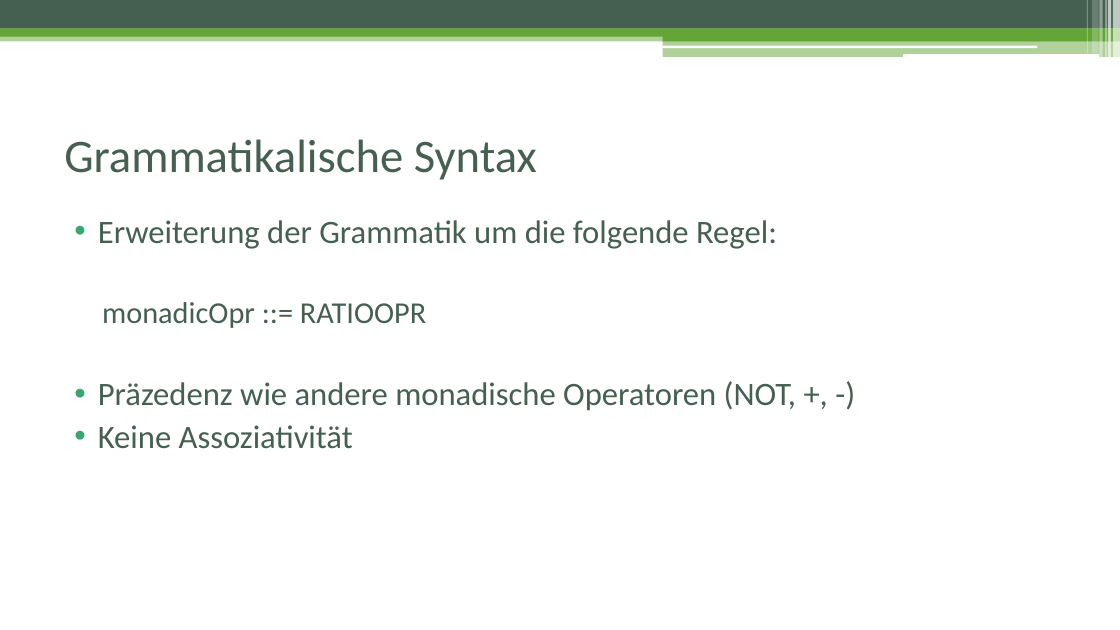
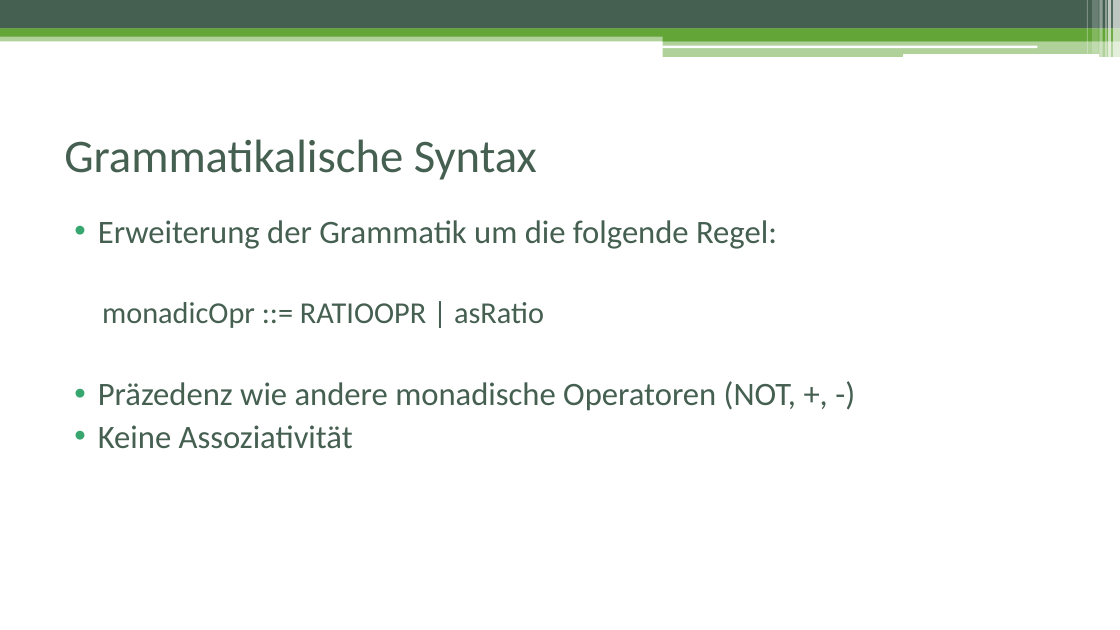
Before and after one commit to cguedel/fhnw-cpib, a slide deck: slide 5 of docs/Präsentation_Schlussbericht.pptx. Drawn at 1120x630 pixels with LibreOffice and Linux fonts; fonts in the diff are those of the drawing. Boxes give left, top, right and bottom in pixels: in the first picture for what was removed or moved away, otherwise in the second. Text is boxed around its words. In the diff, an @@ line names an element or a change of style, - is before the commit and + after.

```diff
--- a/docs/Präsentation_Schlussbericht.pptx
+++ b/docs/Präsentation_Schlussbericht.pptx
@@ text at [102,302,544,328]: text changed @@
-  monadicOpr ::= RATIOOPR
+  monadicOpr ::= RATIOOPR | asRatio
```
Also in this commit, not shown: 4 other slides changed.
